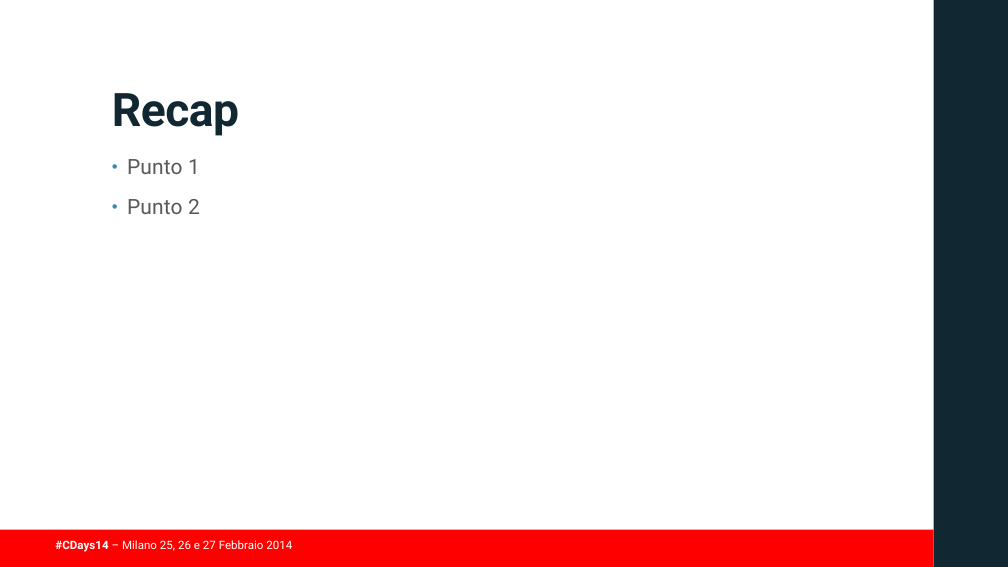
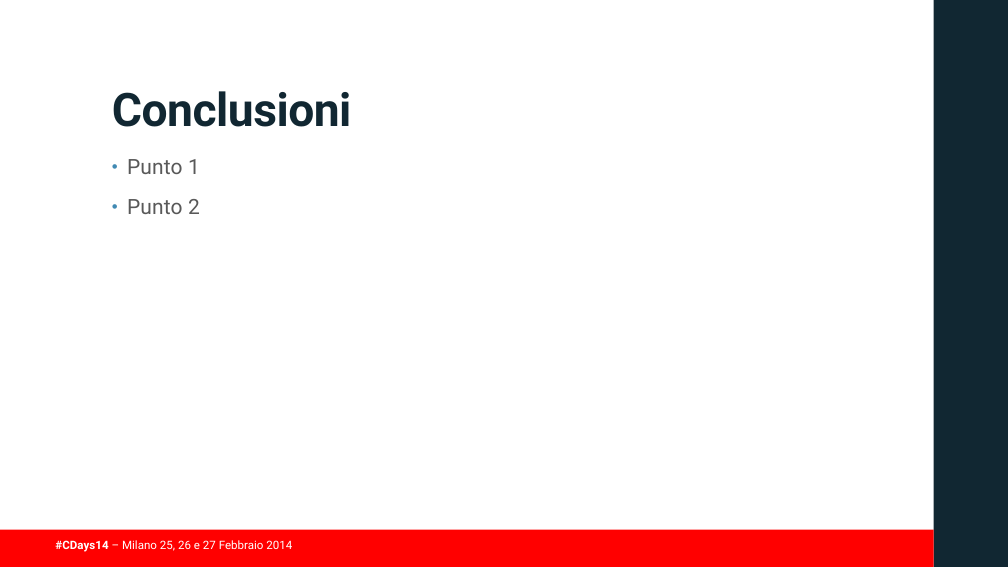
Before and after one commit to guidop/CDays14, a slide deck: slide 45 of presentazioneCDAYS2014.pptx (slide 42 before the commit). Drawn at 1008x567 pixels with LibreOffice and Linux fonts; fonts in the diff are those of the drawing; background and template pictures are left out. Boxes give left, top, right and bottom in pixels: in the first picture for what was removed or moved away, otherwise in the second. Text is boxed around its words. In the diff, an @@ line names an element or a change of style, - is before the commit and + after.

```diff
--- a/presentazioneCDAYS2014.pptx
+++ b/presentazioneCDAYS2014.pptx
@@ title at box(112, 91, 352, 127): text changed @@
-Recap
+Conclusioni
```
Also in this commit, not shown: 2 other slides changed, 3 slides added, 1 other file.
